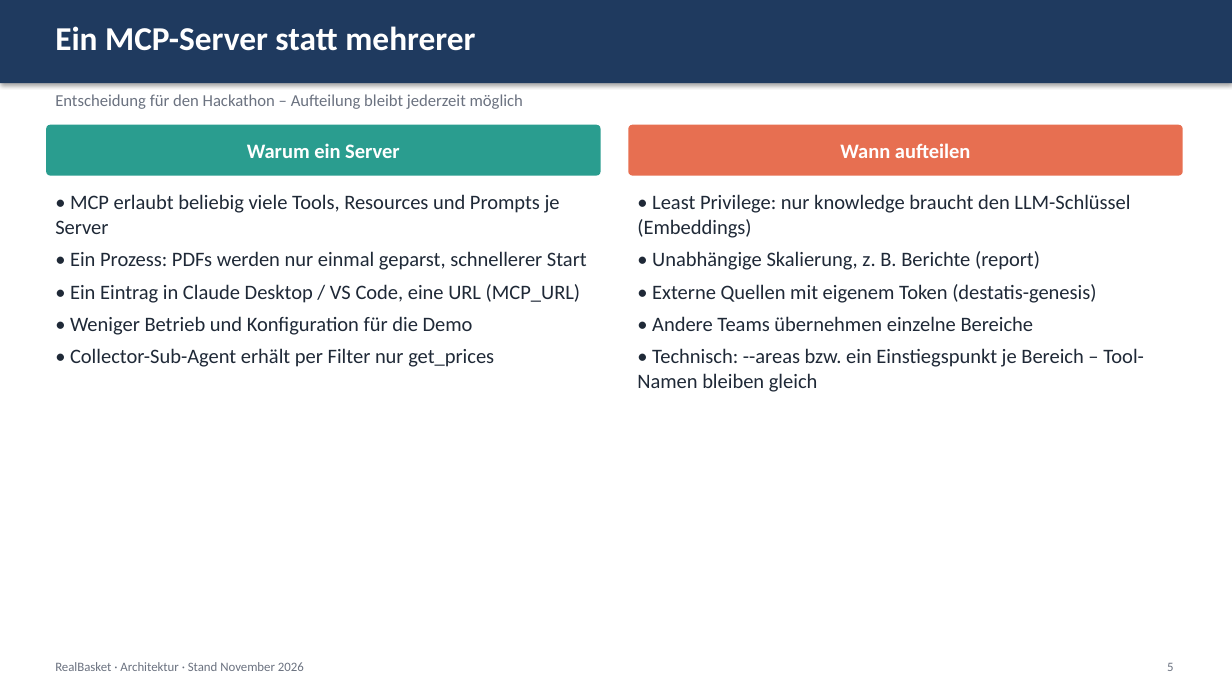
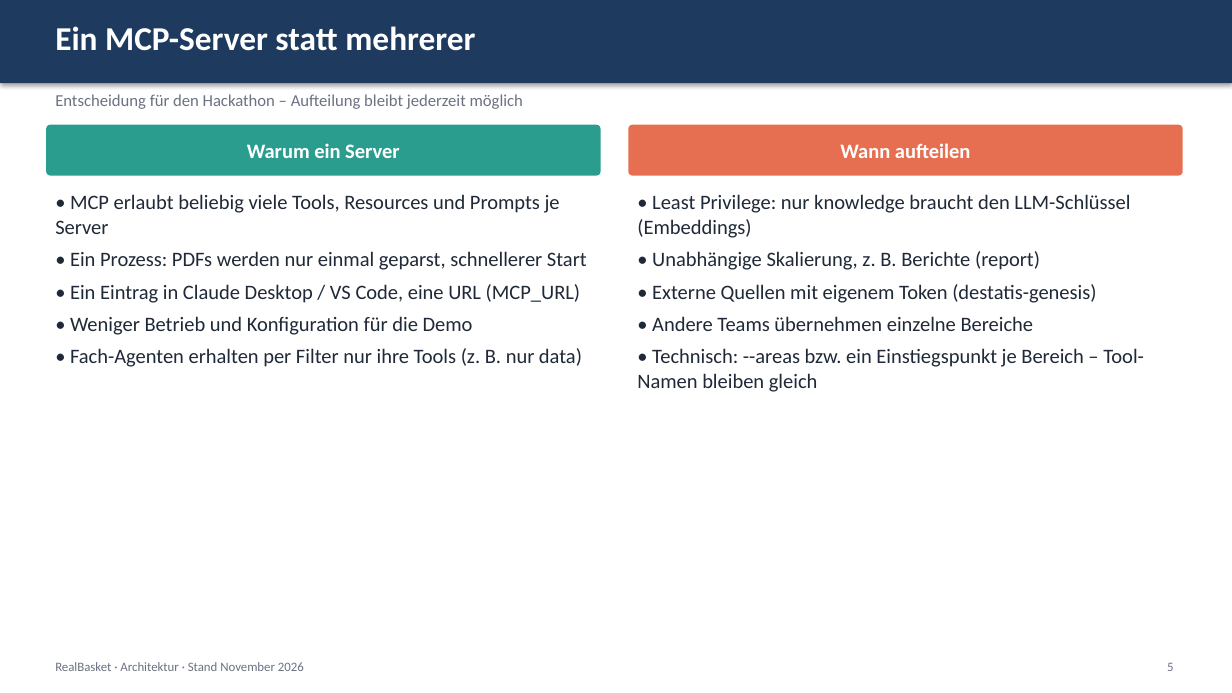
Before and after one commit to ValentinIliu1212/real-basket, a slide deck: slide 5 of docs/architecture/RealBasket_Architektur_Vorschlag_MCP_A2A.pptx. Drawn at 1232x693 pixels with LibreOffice and Linux fonts; fonts in the diff are those of the drawing. Boxes give left, top, right and bottom in pixels: in the first picture for what was removed or moved away, otherwise in the second. Text is boxed around its words. In the diff, an @@ line names an element or a change of style, - is before the commit and + after.

```diff
--- a/docs/architecture/RealBasket_Architektur_Vorschlag_MCP_A2A.pptx
+++ b/docs/architecture/RealBasket_Architektur_Vorschlag_MCP_A2A.pptx
@@ text at box(70, 348, 582, 367): text changed @@
-• Collector-Sub-Agent erhält per Filter nur get_prices
+• Fach-Agenten erhalten per Filter nur ihre Tools (z. B. nur data)
```
Also in this commit, not shown: 3 other slides changed, 32 other files.
